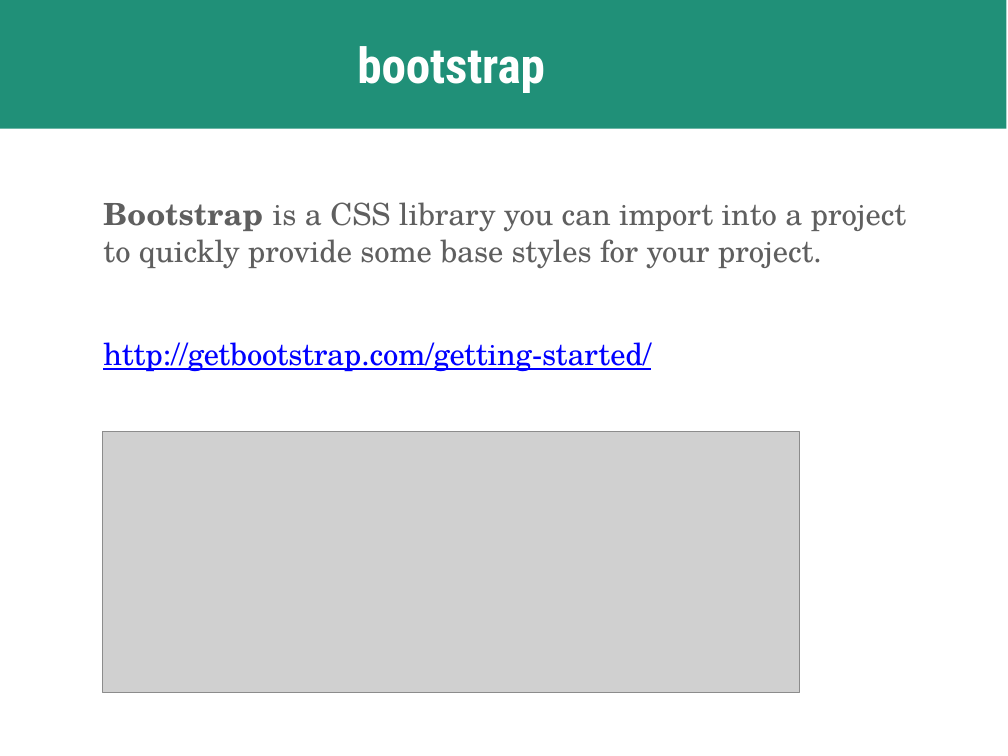
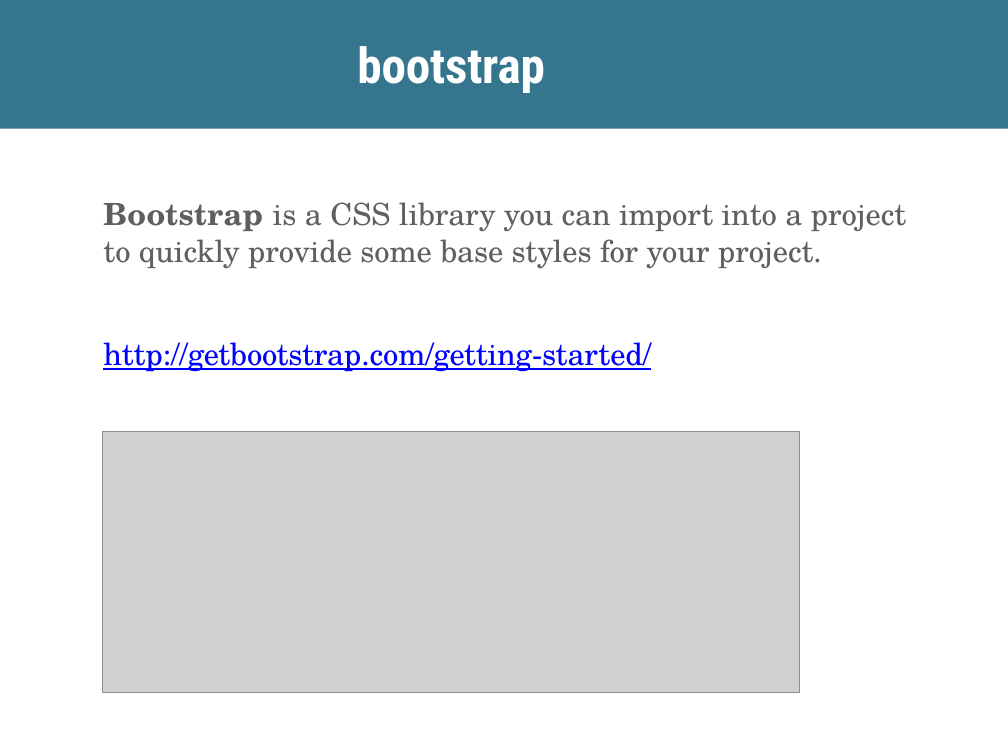
Before and after one commit to skornfeld/svc-class-jan-2018, a slide deck: slide 55 of slides/week-5.pptx (slide 52 before the commit). Drawn at 1008x756 pixels with LibreOffice and Linux fonts; fonts in the diff are those of the drawing; grey boxes stand for pictures. Boxes give left, top, right and bottom in pixels: in the first picture for what was removed or moved away, otherwise in the second. Text is boxed around its words. In the diff, an @@ line names an element or a change of style, - is before the commit and + after.

```diff
--- a/slides/week-5.pptx
+++ b/slides/week-5.pptx
@@ freeform shape at [0, 0, 1008, 129]: fill #209078 to #35758E; outline redrawn @@
```
Also in this commit, not shown: 9 other slides changed, 3 slides added, 2 other files.
